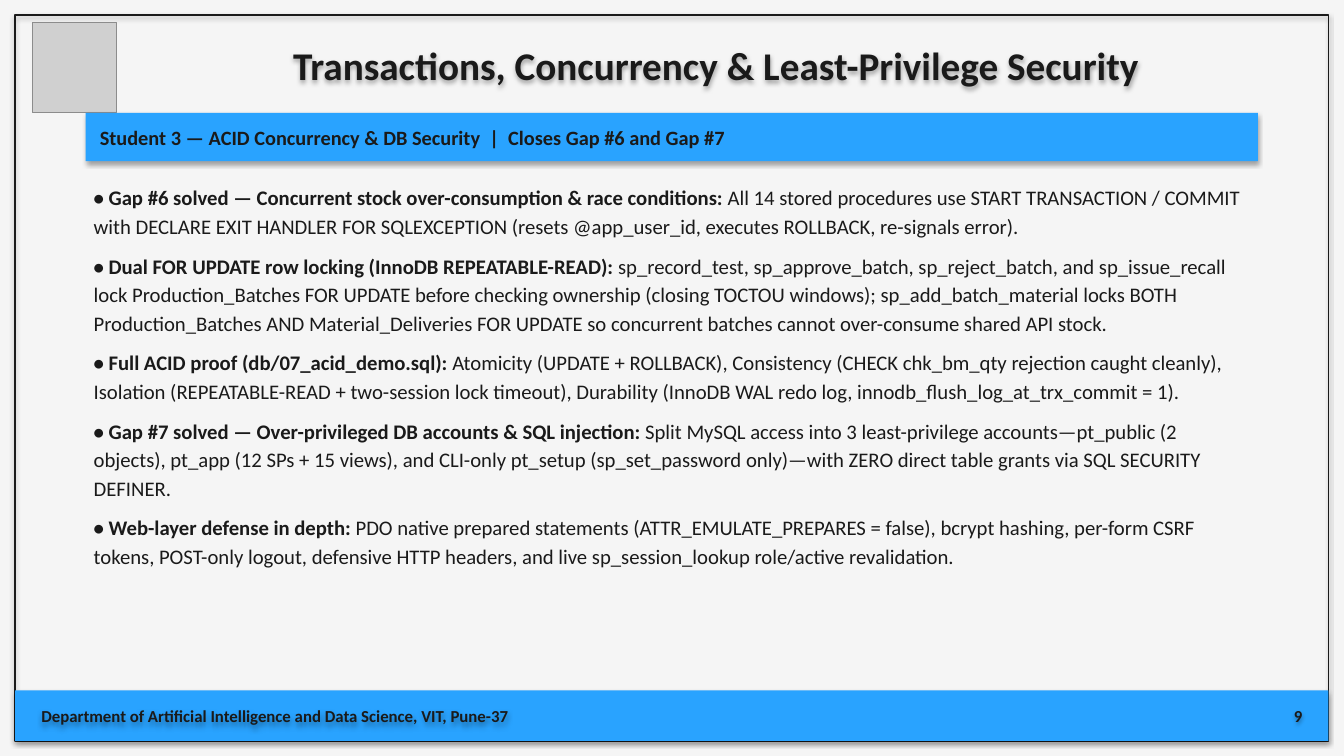
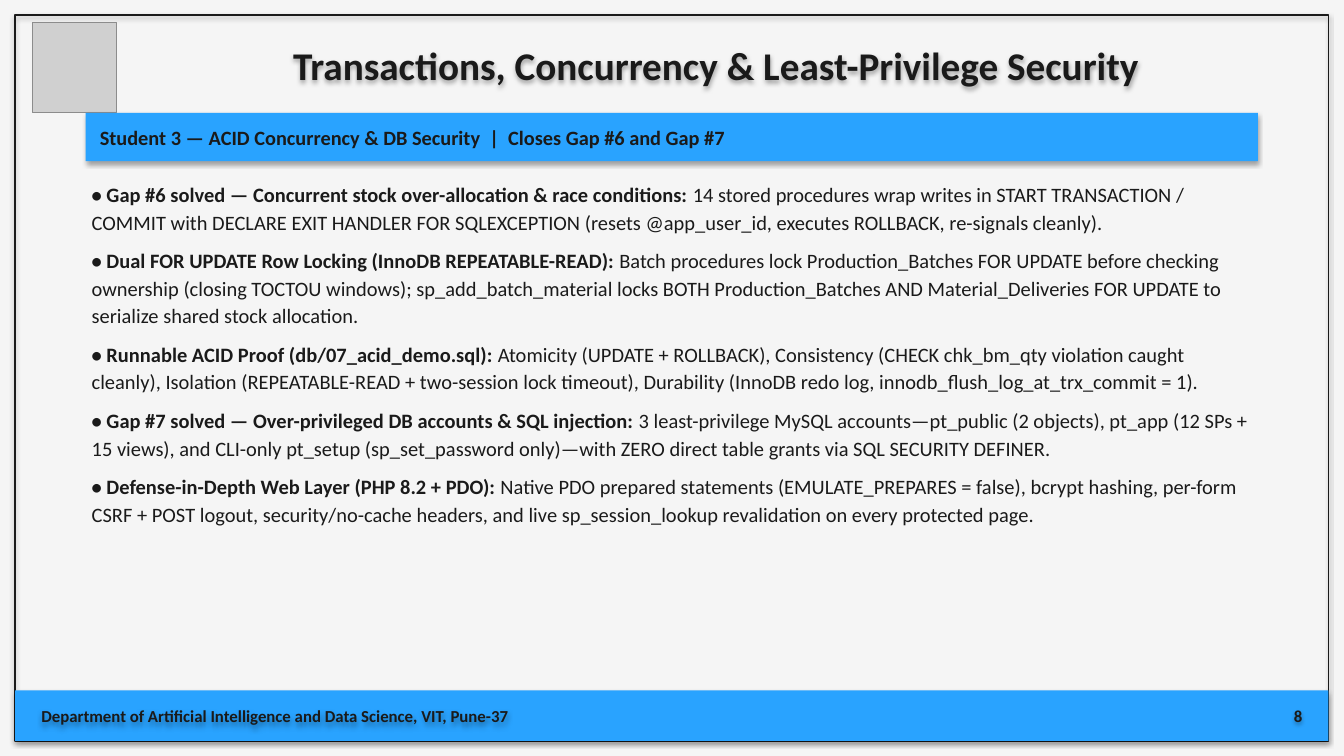
Before and after one commit to AdityaB411/PharmaTrace360, a slide deck: slide 8 of PharmaTrace360_Final_Presentation.pptx (slide 9 before the commit). Drawn at 1344x756 pixels with LibreOffice and Linux fonts; fonts in the diff are those of the drawing; grey boxes stand for pictures. Boxes give left, top, right and bottom in pixels: in the first picture for what was removed or moved away, otherwise in the second. Text is boxed around its words. In the diff, an @@ line names an element or a change of style, - is before the commit and + after.

```diff
--- a/PharmaTrace360_Final_Presentation.pptx
+++ b/PharmaTrace360_Final_Presentation.pptx
@@ text at [92,187,1237,526]: text changed; size 14.8 to 14.6 pt @@
-• Gap #6 solved — Concurrent stock over-consumption & race conditions: All 14 stored procedures use START TRANSACTION / COMMIT with DECLARE EXIT HANDLER FOR SQLEXCEPTION (resets @app_user_id, executes ROLLBACK, re-signals error).
-• Dual FOR UPDATE row locking (InnoDB REPEATABLE-READ): sp_record_test, sp_approve_batch, sp_reject_batch, and sp_issue_recall lock Production_Batches FOR UPDATE before checking ownership (closing TOCTOU windows); sp_add_batch_material locks BOTH Production_Batches AND Material_Deliveries FOR UPDATE so concurrent batches cannot over-consume shared API stock.
-• Full ACID proof (db/07_acid_demo.sql): Atomicity (UPDATE + ROLLBACK), Consistency (CHECK chk_bm_qty rejection caught cleanly), Isolation (REPEATABLE-READ + two-session lock timeout), Durability (InnoDB WAL redo log, innodb_flush_log_at_trx_commit = 1).
-• Gap #7 solved — Over-privileged DB accounts & SQL injection: Split MySQL access into 3 least-privilege accounts—pt_public (2 objects), pt_app (12 SPs + 15 views), and CLI-only pt_setup (sp_set_password only)—with ZERO direct table grants via SQL SECURITY DEFINER.
-• Web-layer defense in depth: PDO native prepared statements (ATTR_EMULATE_PREPARES = false), bcrypt hashing, per-form CSRF tokens, POST-only logout, defensive HTTP headers, and live sp_session_lookup role/active revalidation.
+• Gap #6 solved — Concurrent stock over-allocation & race conditions: 14 stored procedures wrap writes in START TRANSACTION / COMMIT with DECLARE EXIT HANDLER FOR SQLEXCEPTION (resets @app_user_id, executes ROLLBACK, re-signals cleanly).
+• Dual FOR UPDATE Row Locking (InnoDB REPEATABLE-READ): Batch procedures lock Production_Batches FOR UPDATE before checking ownership (closing TOCTOU windows); sp_add_batch_material locks BOTH Production_Batches AND Material_Deliveries FOR UPDATE to serialize shared stock allocation.
+• Runnable ACID Proof (db/07_acid_demo.sql): Atomicity (UPDATE + ROLLBACK), Consistency (CHECK chk_bm_qty violation caught cleanly), Isolation (REPEATABLE-READ + two-session lock timeout), Durability (InnoDB redo log, innodb_flush_log_at_trx_commit = 1).
+• Gap #7 solved — Over-privileged DB accounts & SQL injection: 3 least-privilege MySQL accounts—pt_public (2 objects), pt_app (12 SPs + 15 views), and CLI-only pt_setup (sp_set_password only)—with ZERO direct table grants via SQL SECURITY DEFINER.
+• Defense-in-Depth Web Layer (PHP 8.2 + PDO): Native PDO prepared statements (EMULATE_PREPARES = false), bcrypt hashing, per-form CSRF + POST logout, security/no-cache headers, and live sp_session_lookup revalidation on every protected page.
@@ text at [1294,708,1302,726]: text changed @@
-9
+8
```
Also in this commit, not shown: 12 other slides changed, 3 slides removed.
